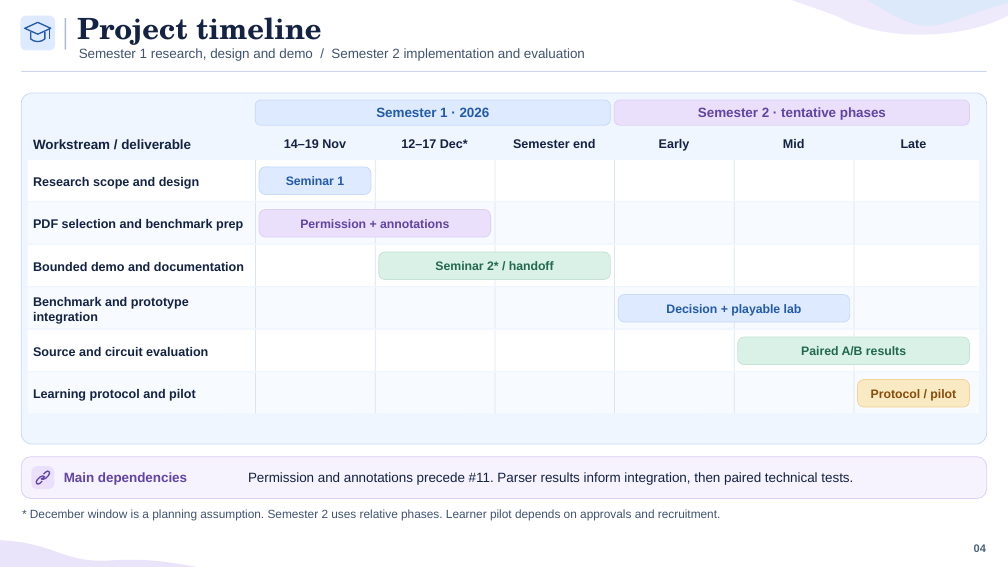
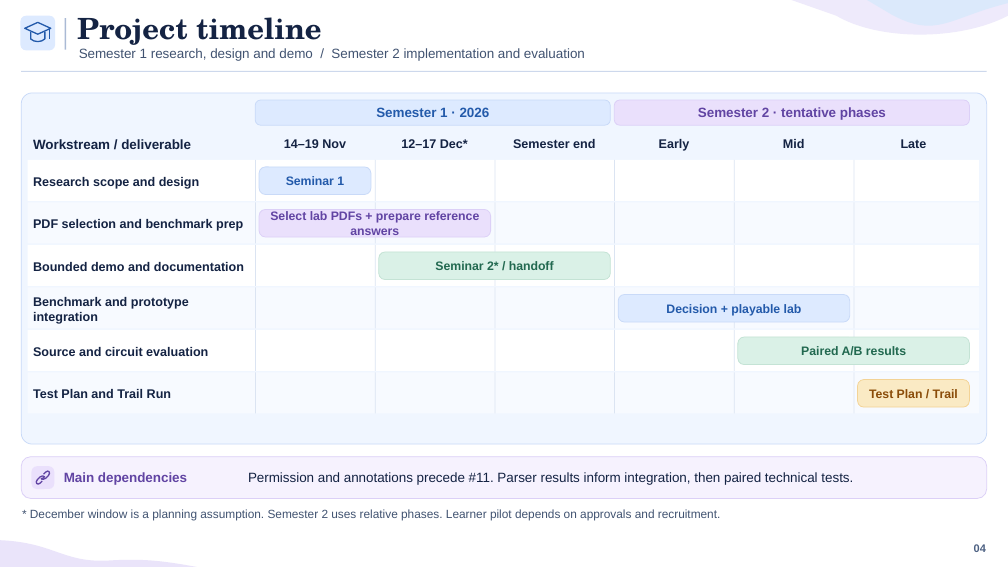
Before and after one commit to Seiframy/LearnAI, a slide deck: slide 4 of presentations/seminar-1-resources-timeline/LearnAI Seminar 1 - Resources Timeline and References.pptx. Drawn at 1008x567 pixels with LibreOffice and Linux fonts; fonts in the diff are those of the drawing. Boxes give left, top, right and bottom in pixels: in the first picture for what was removed or moved away, otherwise in the second. Text is boxed around its words. In the diff, an @@ line names an element or a change of style, - is before the commit and + after.

```diff
--- a/presentations/seminar-1-resources-timeline/LearnAI Seminar 1 - Resources Timeline and References.pptx
+++ b/presentations/seminar-1-resources-timeline/LearnAI Seminar 1 - Resources Timeline and References.pptx
@@ text at (270, 211, 479, 235): text changed @@
-Permission + annotations
+Select lab PDFs + prepare reference answers
@@ text at (33, 389, 171, 398): text changed @@
-Learning protocol and pilot
+Test Plan and Trail Run
@@ text at (869, 389, 958, 398): text changed @@
-Protocol / pilot
+Test Plan / Trail
```
Also in this commit, not shown: 3 other slides changed.
